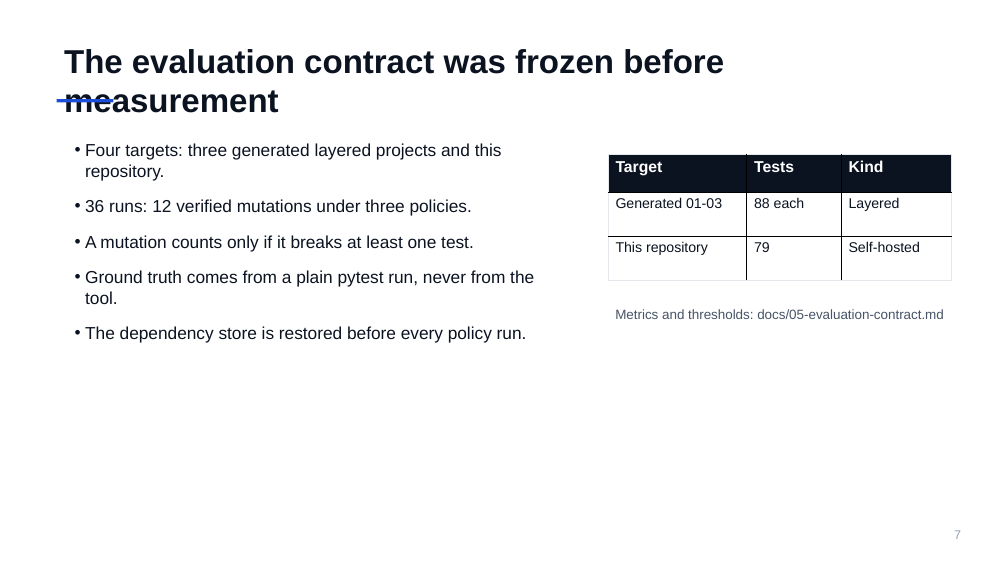
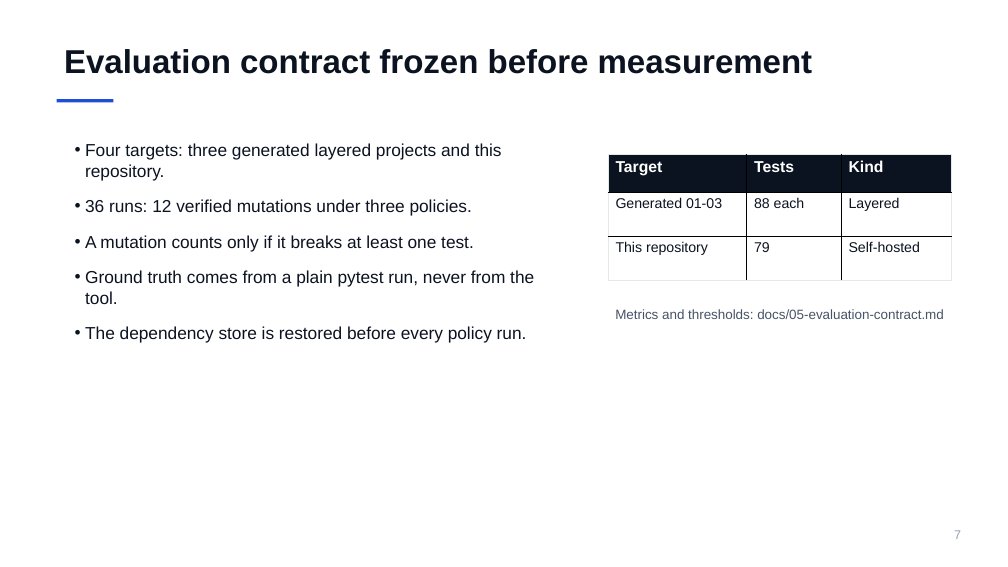
Before and after one commit to bufuzhouyu/cs5351-pytest-risktest, a slide deck: slide 7 of docs/report/presentation.pptx. Drawn at 1008x567 pixels with LibreOffice and Linux fonts; fonts in the diff are those of the drawing. Boxes give left, top, right and bottom in pixels: in the first picture for what was removed or moved away, otherwise in the second. Text is boxed around its words. In the diff, an @@ line names an element or a change of style, - is before the commit and + after.

```diff
--- a/docs/report/presentation.pptx
+++ b/docs/report/presentation.pptx
@@ text at <box>64,49,813,74</box>: text changed @@
-The evaluation contract was frozen before measurement
+Evaluation contract frozen before measurement
```
Also in this commit, not shown: 4 other slides changed, 1 other file.
